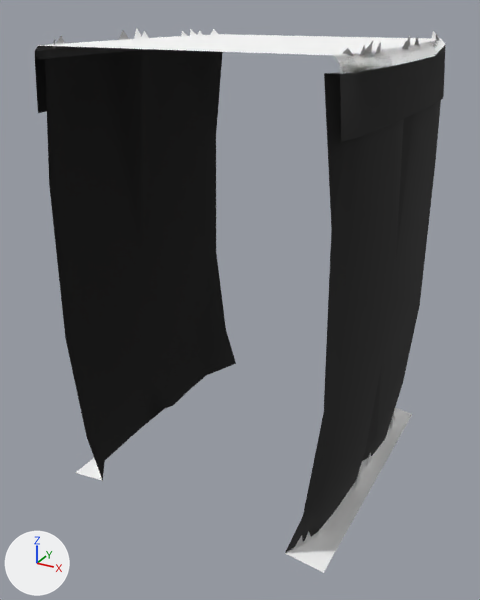
One commit to the glTF model web/public/assets/acnh/cliff/2-a-0.glb: the scene before it, then after it.
Camera for both pictures: a 50 mm camera at (10.19, -19.8, 0.97) aimed at (-0.28, -0.76, -8.56). Arrows for +X, +Y and +Z are at lower left; the lights stay in place. The older version comes first. Where no turn or scale is listed for an object, it has been applied to the vertices.

Objects in the first picture: 'CliffA_1__mCliff', 'GrassB_1__mGrass', 'GrassOP_1__mGrassCliffXlu', 'GrassT__mGrass', 'PGrassBA__mProcGrass'.
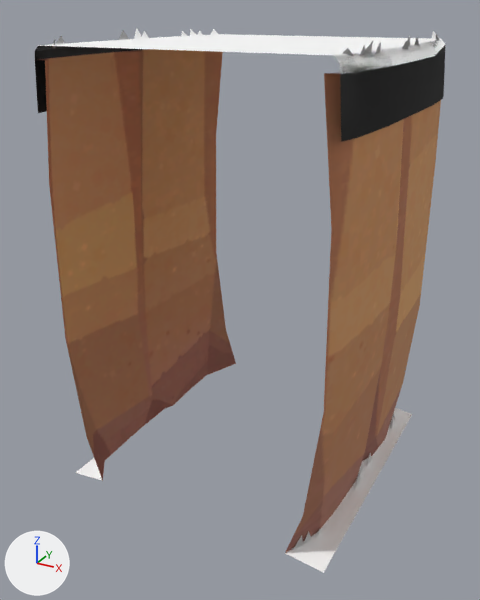
The edits, one by one:
Picture 'Image_0' (img_image_0) is new.
In material 'mCliff' (mat_mcliff), base_color is no longer (0.0, 0.0, 0.0), black #000000.
In material 'mCliff' (mat_mcliff), texture is now set to img_image_0.

What differs and where, as boxes (x1, y1, x2, y2) in the pictures (480 x 600 px):
'CliffA_1__mCliff', surface changed (black to brown): (39, 49, 441, 553) in both
